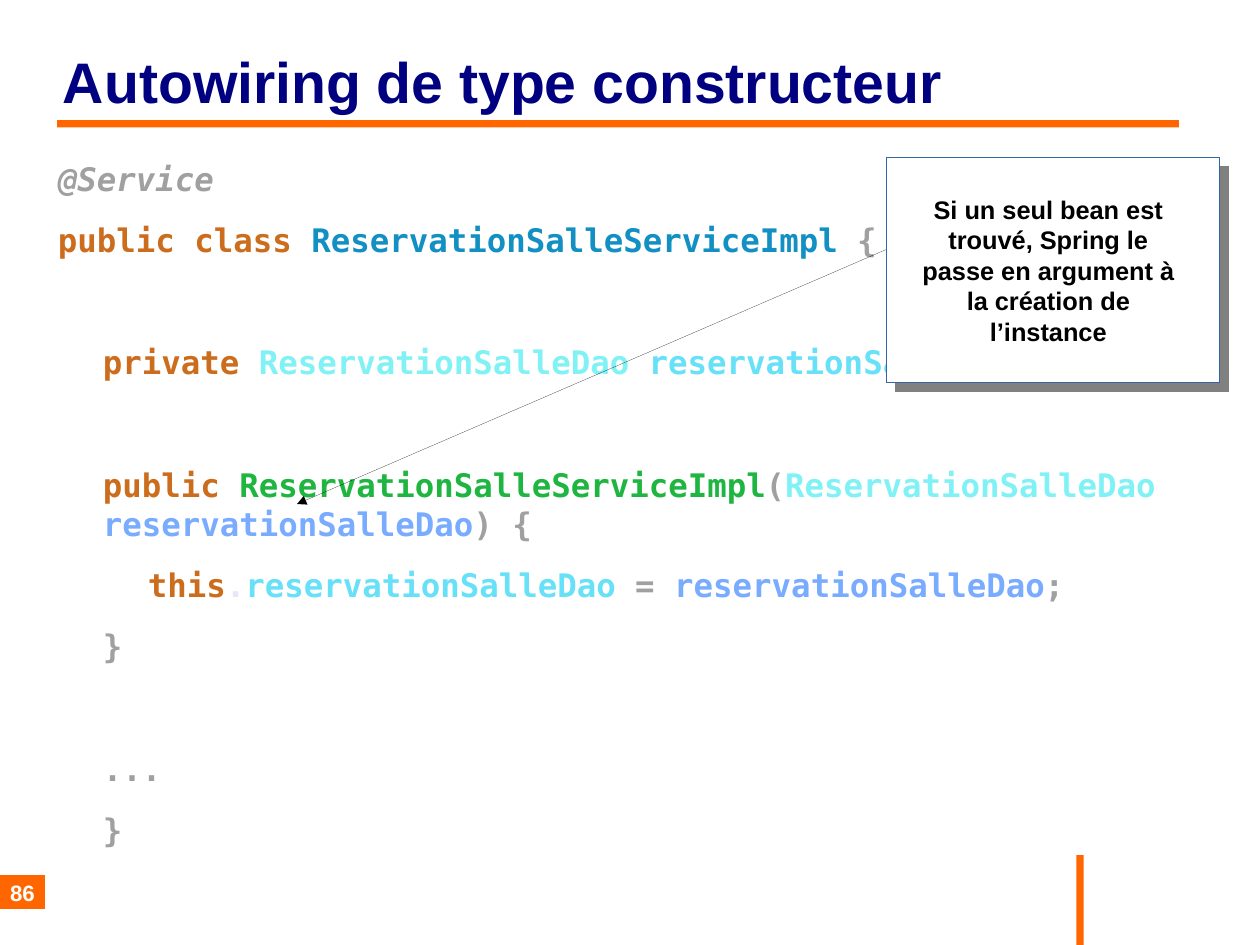
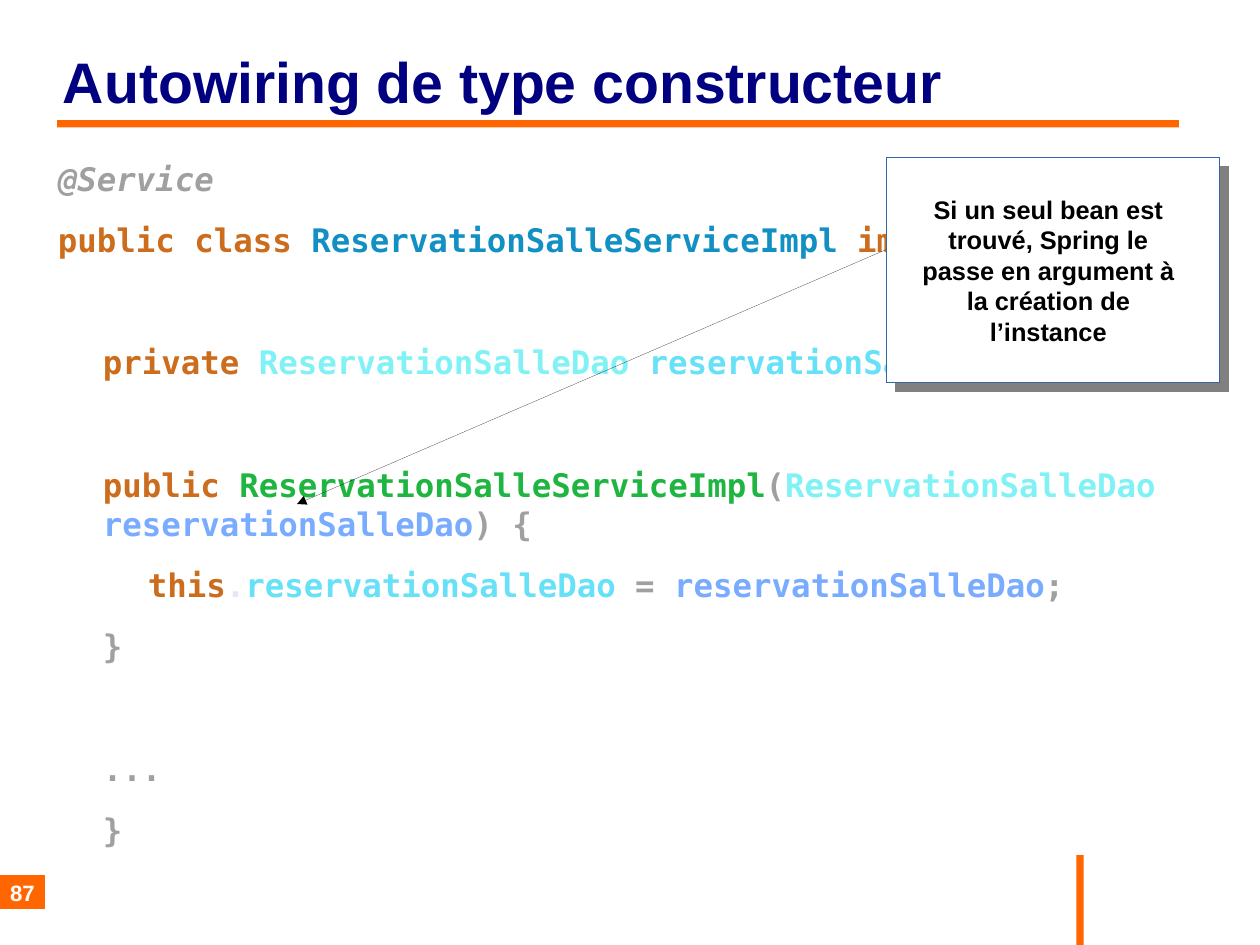
Before and after one commit to philphils/formation-spring, a slide deck: slide 87 of Documentation/diapo_formation_spring.odp (slide 86 before the commit). Drawn at 1260x945 pixels with LibreOffice and Linux fonts; fonts in the diff are those of the drawing; background and template pictures are left out. Boxes give left, top, right and bottom in pixels: in the first picture for what was removed or moved away, otherwise in the second. Text is boxed around its words. In the diff, an @@ line names an element or a change of style, - is before the commit and + after.

```diff
--- a/Documentation/diapo_formation_spring.odp
+++ b/Documentation/diapo_formation_spring.odp
@@ text at (x1=58, y1=225, x2=1052, y2=259): text changed @@
-public class ReservationSalleServiceImpl {
+public class ReservationSalleServiceImpl implements ...{
@@ page number at (x1=10, y1=885, x2=35, y2=902): text changed @@
-86
+87
```
Also in this commit, not shown: 14 other slides changed, 2 slides added.
